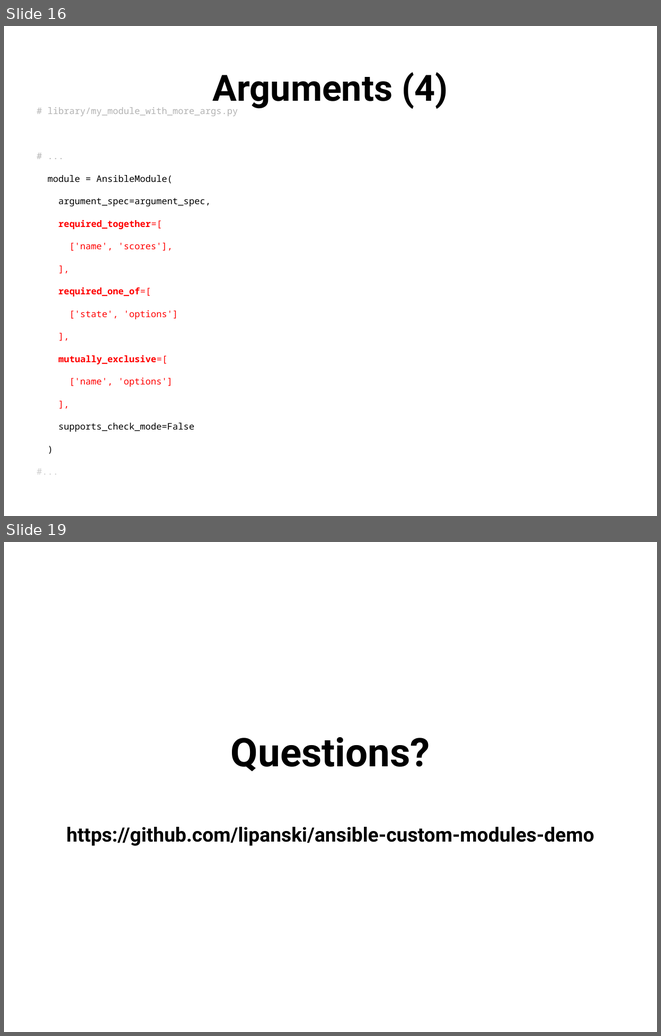
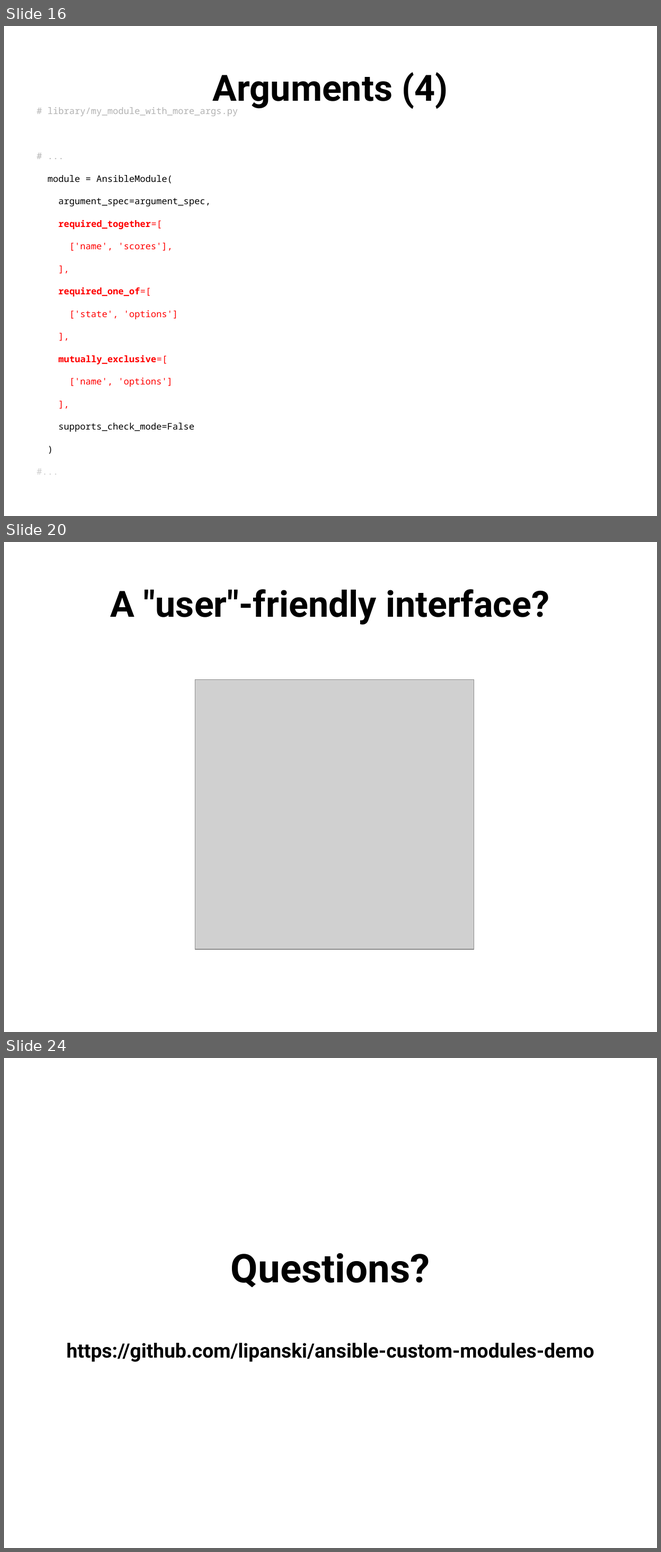
Before and after one commit to lipanski/ansible-custom-modules-demo, a slide deck: slides/custom-modules.odp. Shown one above the other, each under a label of ours: slides 16 and 19 before the commit, slides 16, 20 and 24 after it; the slides between them are not shown. The pictures are 661x1036 and 661x1552 pixels, drawn with LibreOffice and Linux fonts; fonts in the diff are those of the drawing; grey boxes stand for pictures. Boxes give left, top, right and bottom in pixels: in the first picture for what was removed or moved away, otherwise in the second. Text is boxed around its words. In the diff, an @@ line names an element or a change of style, - is before the commit and + after.

```diff
--- a/slides/custom-modules.odp
+++ b/slides/custom-modules.odp
@@ slide 20 added at <box>4,542,657,1032</box>, background #FFFFFF @@
@@ title added at <box>111,589,549,625</box>, 44 pt, text #000000, bold @@
+A "user"-friendly interface?
@@ picture added at <box>195,679,475,949</box> @@
@@ what was slide 19 is now slide 24 @@
```
Also in this commit, not shown: 4 slides changed, 4 other slides added, 1 other file.
